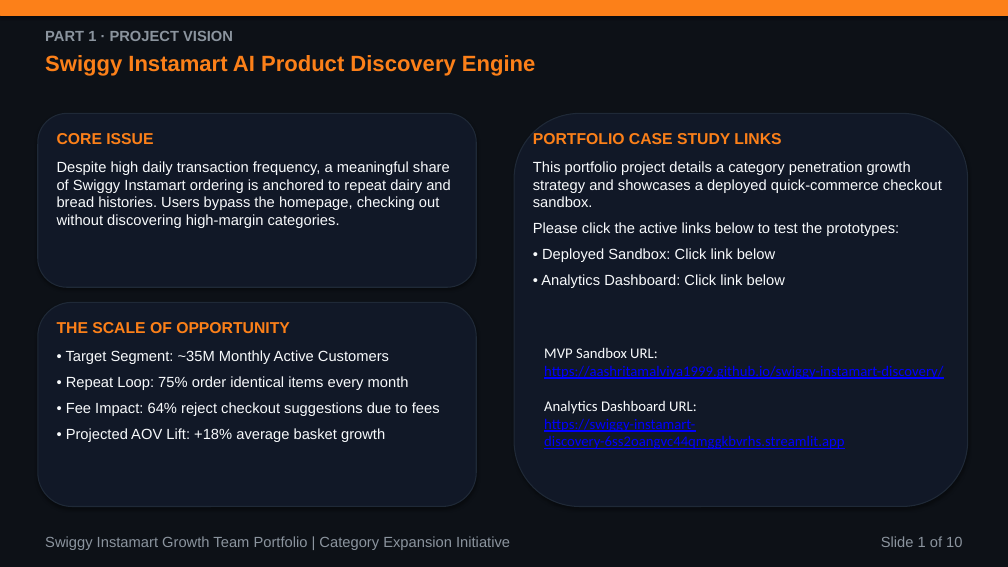
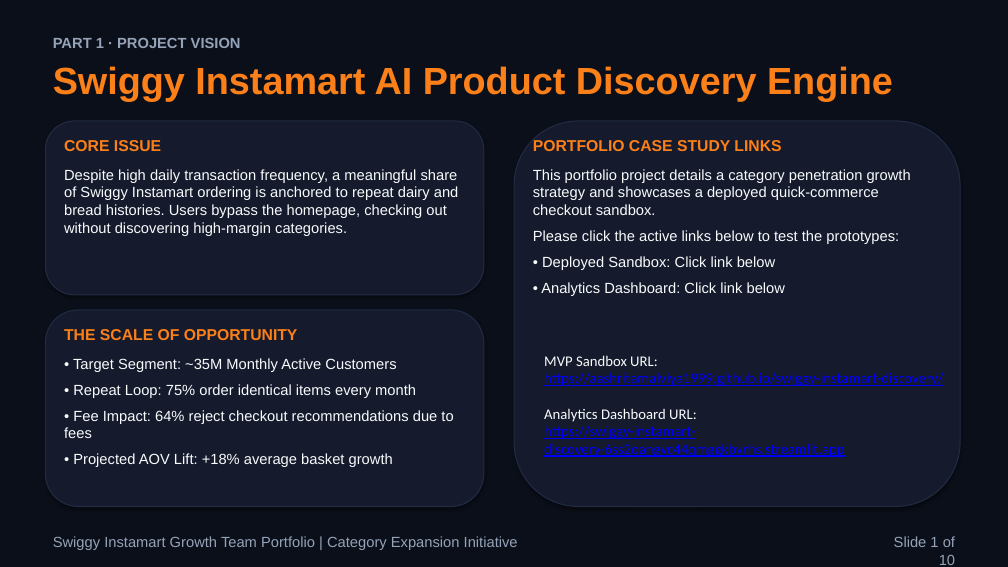
Before and after one commit to aashritamalviya1999/swiggy-instamart-discovery, a slide deck: slide 1 of NL Swiggy Instamart.pptx. Drawn at 1008x567 pixels with LibreOffice and Linux fonts; fonts in the diff are those of the drawing. Boxes give left, top, right and bottom in pixels: in the first picture for what was removed or moved away, otherwise in the second. Text is boxed around its words. In the diff, an @@ line names an element or a change of style, - is before the commit and + after.

Commit message:
Redesign slide decks to adhere strictly to premium design system guidelines and font size scales

```diff
--- a/NL Swiggy Instamart.pptx
+++ b/NL Swiggy Instamart.pptx
@@ rectangle at [0,0,1008,567]: fill #0D1117 to #0B0F19 @@
@@ rectangle removed at [0,0,1008,15] @@
@@ text "Swiggy Instamart AI Product Discovery ...": place and size @@
-text "Swiggy Instamart AI Product Discovery ..." at [45,55,535,76]
+text "Swiggy Instamart AI Product Discovery ..." at [53,66,893,101]
@@ text "Swiggy Instamart AI Product Discovery ..." at [53,66,893,101]: size 21 to 36 pt @@
@@ text "PART 1 · PROJECT VISION": place and size @@
-text "PART 1 · PROJECT VISION" at [45,31,233,41]
+text "PART 1 · PROJECT VISION" at [53,38,241,48]
@@ fill #111827 to #151B2C; outline #1F2937 1 pt to #222B44 1 pt in 3 elements at [514,121,960,507], [45,310,484,507], [45,121,484,295] @@
@@ rounded rectangle: place and size @@
-rounded rectangle at [38,113,476,287]
+rounded rectangle at [45,121,484,295]
@@ text "CORE ISSUE": place and size @@
-text "CORE ISSUE" at [57,133,451,228]
+text "CORE ISSUE" at [64,140,459,236]
@@ rounded rectangle: place and size @@
-rounded rectangle at [514,113,968,507]
+rounded rectangle at [514,121,960,507]
@@ text "PORTFOLIO CASE STUDY LINKS" rewrapped from [533,133,942,288] to [533,140,911,296] @@
@@ rounded rectangle: place and size @@
-rounded rectangle at [38,302,476,507]
+rounded rectangle at [45,310,484,507]
@@ text "THE SCALE OF OPPORTUNITY": place and size @@
-text "THE SCALE OF OPPORTUNITY" at [57,322,440,442]
+text "THE SCALE OF OPPORTUNITY" at [64,329,453,467]
@@ text "MVP Sandbox URL: https://aashritamalviya1999.github.io/swigg ...": place and size @@
-text "MVP Sandbox URL: https://aashritamalviya1999.github.io/swigg ..." at [544,347,943,449]
+text "MVP Sandbox URL: https://aashritamalviya1999.github.io/swigg ..." at [544,355,943,457]
@@ text at [64,410,453,438]: text changed @@
-• Fee Impact: 64% reject checkout suggestions due to fees
+• Fee Impact: 64% reject checkout recommendations due to fees
@@ text "Swiggy Instamart Growth Team Portfolio ...": place and size @@
-text "Swiggy Instamart Growth Team Portfolio ..." at [45,536,510,550]
+text "Swiggy Instamart Growth Team Portfolio ..." at [53,536,518,550]
@@ text colour #8B949E to #94A3B8 in 3 elements at [53,536,518,550], [53,38,241,48], [894,536,955,565] @@
```
Also in this commit, not shown: 9 other slides changed, 3 other files.
